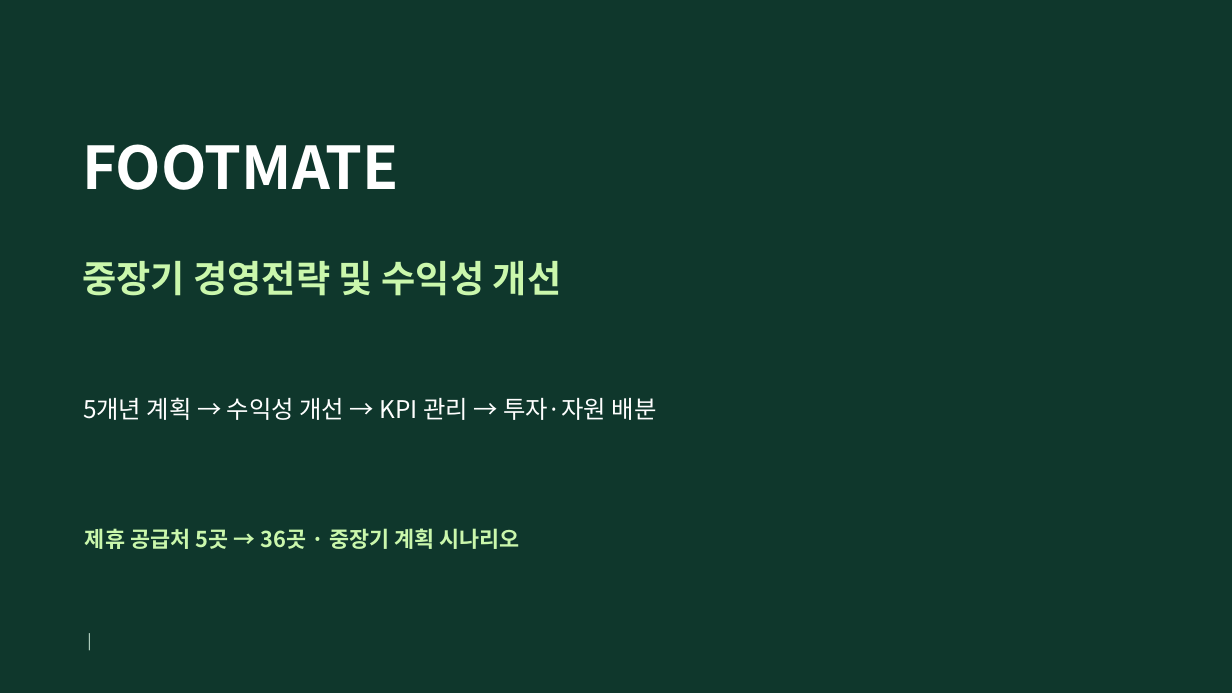
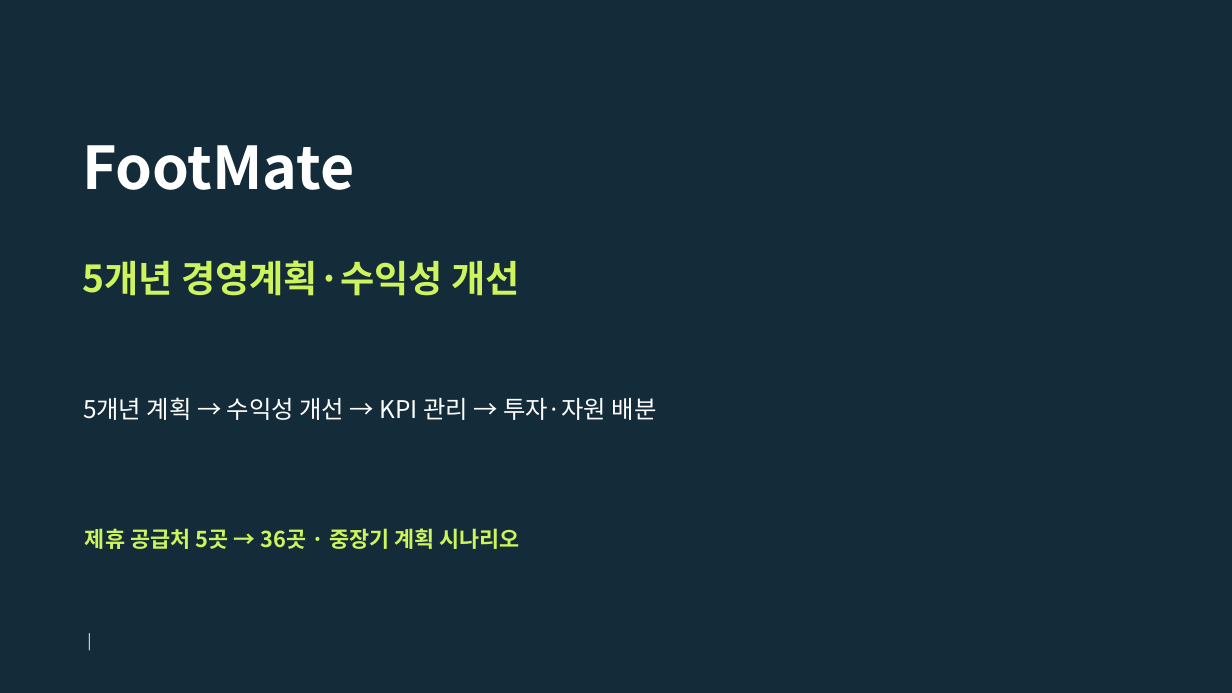
Before and after one commit to dohyunkimmm/footmate, a slide deck: slide 1 of src/case-study/downloads/footmate_5year_strategy.pptx. Drawn at 1232x693 pixels with LibreOffice and Linux fonts; fonts in the diff are those of the drawing. Boxes give left, top, right and bottom in pixels: in the first picture for what was removed or moved away, otherwise in the second. Text is boxed around its words. In the diff, an @@ line names an element or a change of style, - is before the commit and + after.

```diff
--- a/src/case-study/downloads/footmate_5year_strategy.pptx
+++ b/src/case-study/downloads/footmate_5year_strategy.pptx
@@ rectangle at [0, 0, 1232, 693]: fill #0F372C to #142C39 @@
@@ text at [82, 145, 354, 190]: text changed @@
-FOOTMATE
+FootMate
@@ text at [82, 260, 520, 296]: text changed; text colour #CAF7AC to #CDF35D @@
-중장기 경영전략 및 수익성 개선
+5개년 경영계획·수익성 개선
@@ text "제휴 공급처 5곳 → 36곳 ..." at [85, 528, 520, 549]: text colour #CAF7AC to #CDF35D @@
@@ text "|" at [80, 626, 1125, 655]: text colour #D1EEDD to #EAF5F1 @@
```
Also in this commit, not shown: 5 other slides changed, 16 other files.
